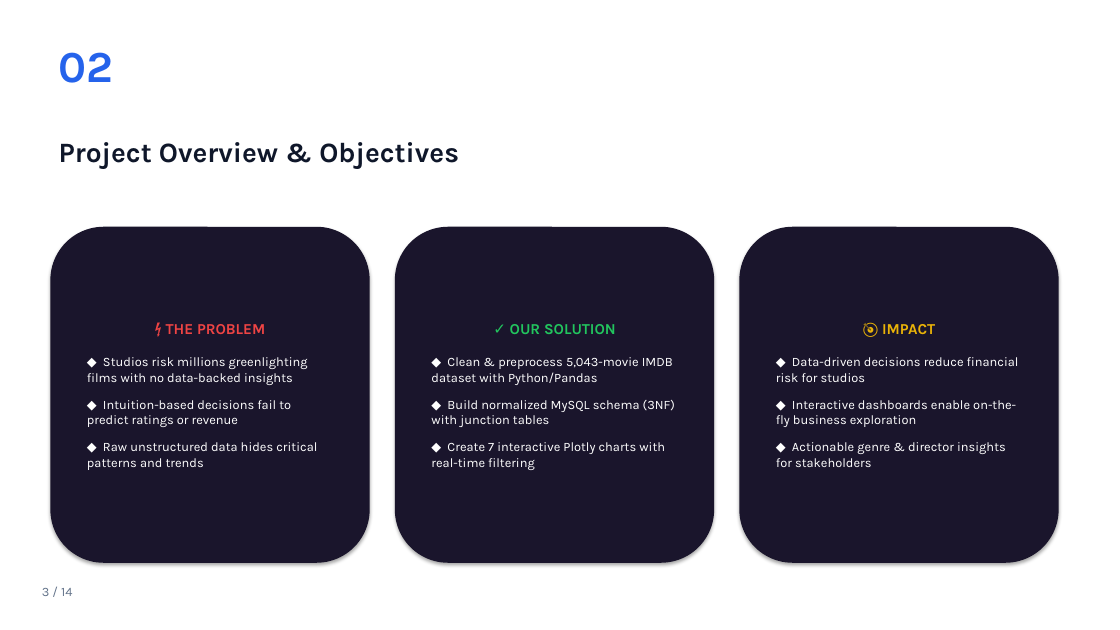
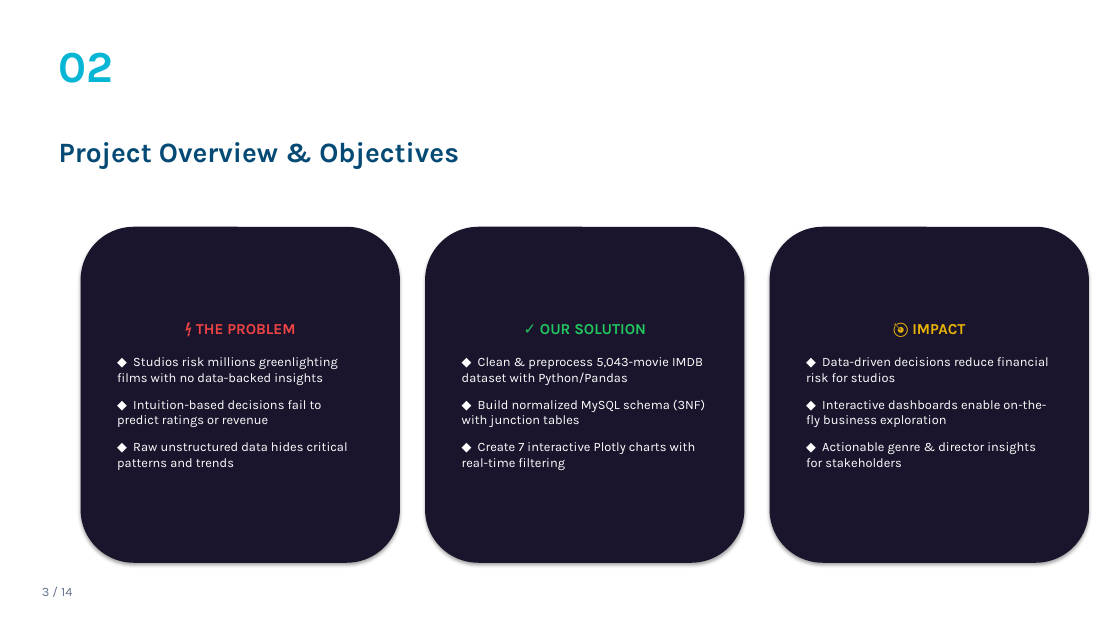
Before and after one commit to SHETYGURU/Revature-Bus-Booking-Analytical-System-, a slide deck: slide 3 of Bus Booking Analytics System (PowerBI)/documents/Bus_Booking_Analytics_PowerBI_light.pptx. Drawn at 1120x630 pixels with LibreOffice and Linux fonts; fonts in the diff are those of the drawing. Boxes give left, top, right and bottom in pixels: in the first picture for what was removed or moved away, otherwise in the second. Text is boxed around its words. In the diff, an @@ line names an element or a change of style, - is before the commit and + after.

```diff
--- a/Bus Booking Analytics System (PowerBI)/documents/Bus_Booking_Analytics_PowerBI_light.pptx
+++ b/Bus Booking Analytics System (PowerBI)/documents/Bus_Booking_Analytics_PowerBI_light.pptx
@@ text "02" at (59,52,114,83): text colour #2563EB to #06B6D4 @@
@@ text "Project Overview & Objectives" at (59,142,459,168): text colour #0F172A to #054A75 @@
@@ 3 rounded rectangles: place and size @@
-3 rounded rectangles at (50,227,1059,563)
+3 rounded rectangles at (81,227,1089,563)
```
Also in this commit, not shown: 14 other slides changed.
